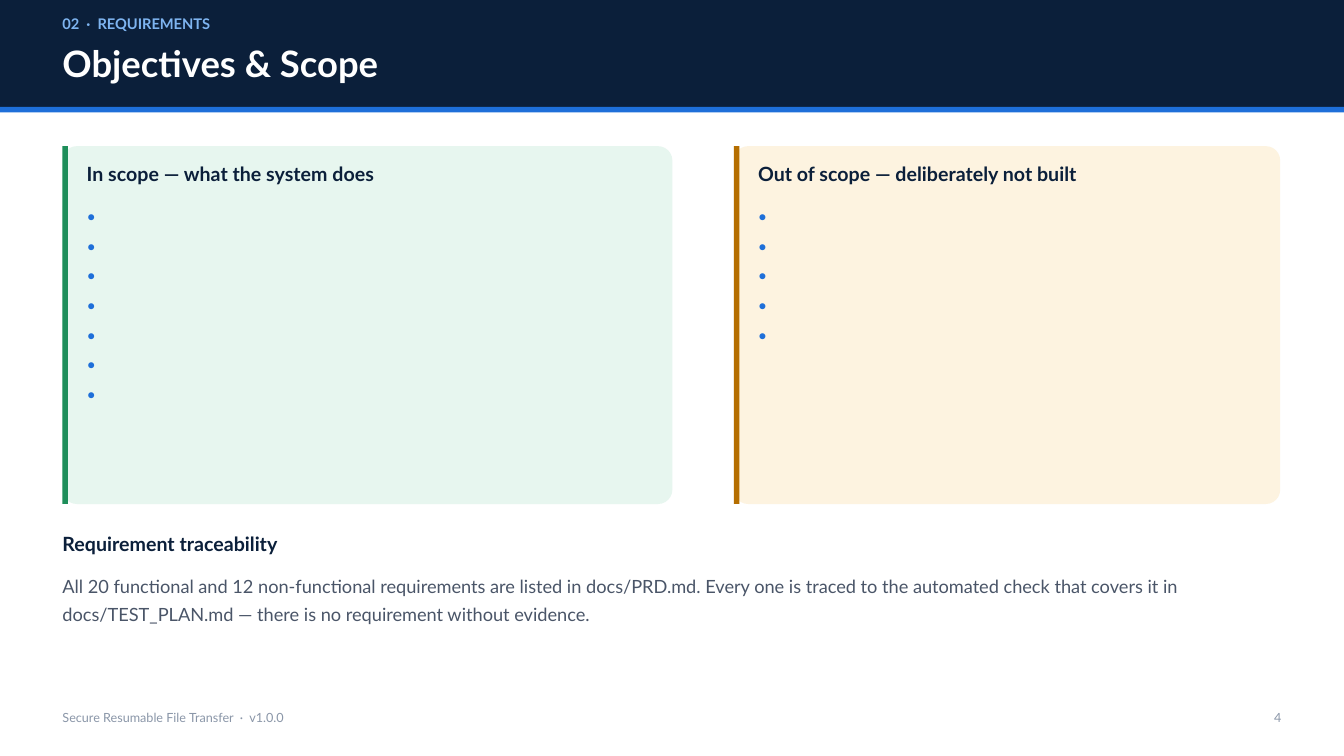
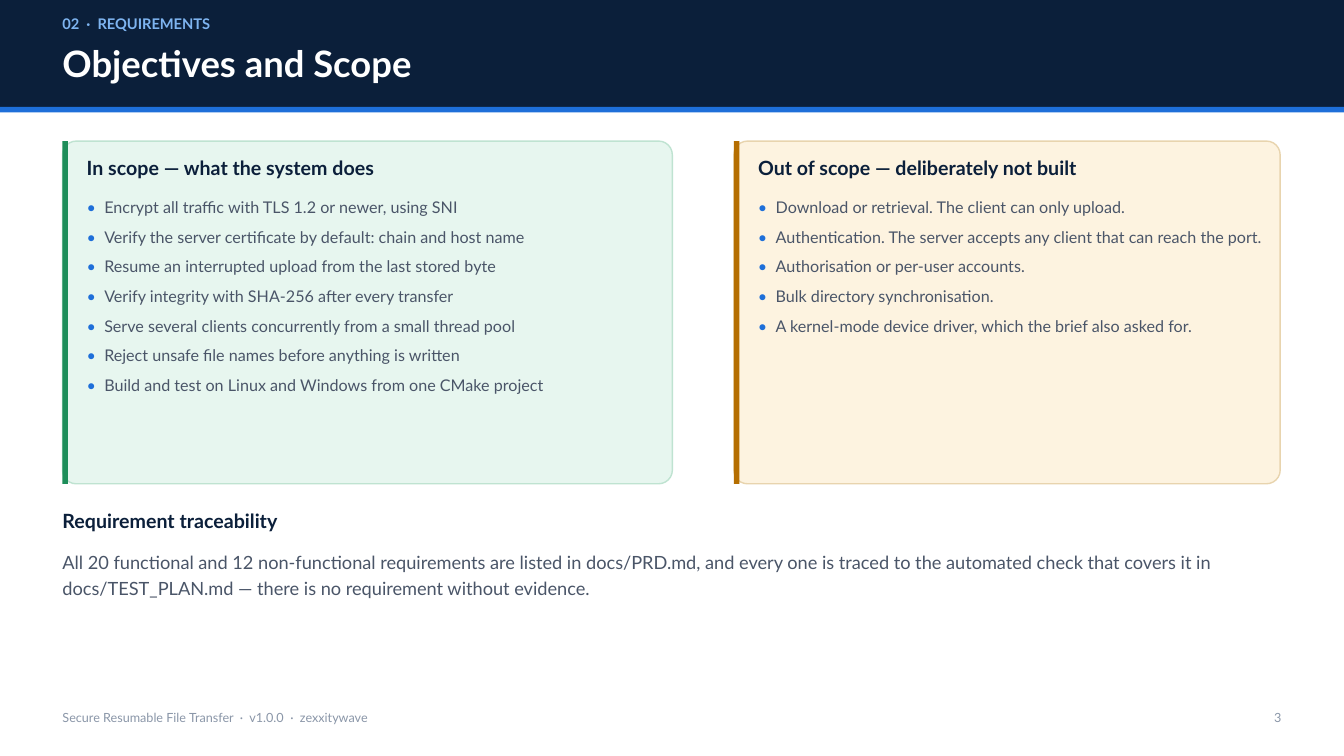
Before and after one commit to zexxitywave/File-transfer-, a slide deck: slide 3 of presentation/Secure-Resumable-File-Transfer.pptx (slide 4 before the commit). Drawn at 1344x756 pixels with LibreOffice and Linux fonts; fonts in the diff are those of the drawing. Boxes give left, top, right and bottom in pixels: in the first picture for what was removed or moved away, otherwise in the second. Text is boxed around its words. In the diff, an @@ line names an element or a change of style, - is before the commit and + after.

Commit message:
Tighten the presentation to 16 slides and remove all placeholders
- Merge the paired slides (TLS with integrity, resumption with concurrency,
  testing with results, CI with design decisions) and drop the agenda slide,
  cutting the deck from 22 slides to 16 for a shorter presentation slot
- Fill the title and closing slides from the repository itself (maintainer
  handle, repository URL, version, platforms, test count, MIT licence) so
  there is nothing left for a presenter to fill in by hand
- Fix bullets() rendering plain items as a bare marker: a bullet without the
  "||" head separator was writing the empty tail instead of its own text
- Give the deck a close slide, and fix check_deck.py so the text dump survives
  the cp1252 console encoding used on Windows

```diff
--- a/presentation/Secure-Resumable-File-Transfer.pptx
+++ b/presentation/Secure-Resumable-File-Transfer.pptx
@@ text at <box>62,50,411,84</box>: text changed @@
-Objectives & Scope
+Objectives and Scope
@@ rectangle: place and size @@
-rectangle at <box>63,146,69,504</box>
+rectangle at <box>63,141,69,484</box>
@@ rounded rectangle: place and size @@
-rounded rectangle at <box>63,146,673,504</box>
+rounded rectangle at <box>63,141,673,484</box>
@@ rounded rectangle at <box>63,141,673,484</box>: outline none to #BFE3D1 1 pt @@
@@ rectangle: place and size @@
-rectangle at <box>734,146,740,504</box>
+rectangle at <box>734,141,740,484</box>
@@ rounded rectangle: place and size @@
-rounded rectangle at <box>734,146,1280,504</box>
+rounded rectangle at <box>734,141,1280,484</box>
@@ rounded rectangle at <box>734,141,1280,484</box>: outline none to #E8D4AE 1 pt @@
@@ text "In scope — what the ...": place and size @@
-text "In scope — what the ..." at <box>87,166,374,185</box>
+text "In scope — what the ..." at <box>87,160,374,179</box>
@@ text "Out of scope — deliberately ...": place and size @@
-text "Out of scope — deliberately ..." at <box>758,166,1076,185</box>
+text "Out of scope — deliberately ..." at <box>758,160,1076,179</box>
@@ text at <box>104,201,544,394</box>: text changed; text colour #1E6FD9 to #4A5568 @@
-•
-•
-•
-•
-•
-•
-•
+• Encrypt all traffic with TLS 1.2 or newer, using SNI
+• Verify the server certificate by default: chain and host name
+• Resume an interrupted upload from the last stored byte
+• Verify integrity with SHA-256 after every transfer
+• Serve several clients concurrently from a small thread pool
+• Reject unsafe file names before anything is written
+• Build and test on Linux and Windows from one CMake project
@@ text at <box>776,201,1262,334</box>: text changed; text colour #1E6FD9 to #4A5568 @@
-•
-•
-•
-•
-•
+• Download or retrieval. The client can only upload.
+• Authentication. The server accepts any client that can reach the port.
+• Authorisation or per-user accounts.
+• Bulk directory synchronisation.
+• A kernel-mode device driver, which the brief also asked for.
@@ text "Requirement traceability": place and size @@
-text "Requirement traceability" at <box>62,536,278,555</box>
+text "Requirement traceability" at <box>62,513,278,532</box>
@@ text at <box>62,555,1211,598</box>: text changed @@
-All 20 functional and 12 non-functional requirements are listed in docs/PRD.md. Every one is traced to the automated check that covers it in docs/TEST_PLAN.md — there is no requirement without evidence.
+All 20 functional and 12 non-functional requirements are listed in docs/PRD.md, and every one is traced to the automated check that covers it in docs/TEST_PLAN.md — there is no requirement without evidence.
@@ text at <box>62,713,368,724</box>: text changed @@
-Secure Resumable File Transfer · v1.0.0
+Secure Resumable File Transfer · v1.0.0 · zexxitywave
@@ text at <box>1274,713,1281,722</box>: text changed @@
-4
+3
```
Also in this commit, not shown: 15 other slides changed, 6 slides removed, 2 other files.
